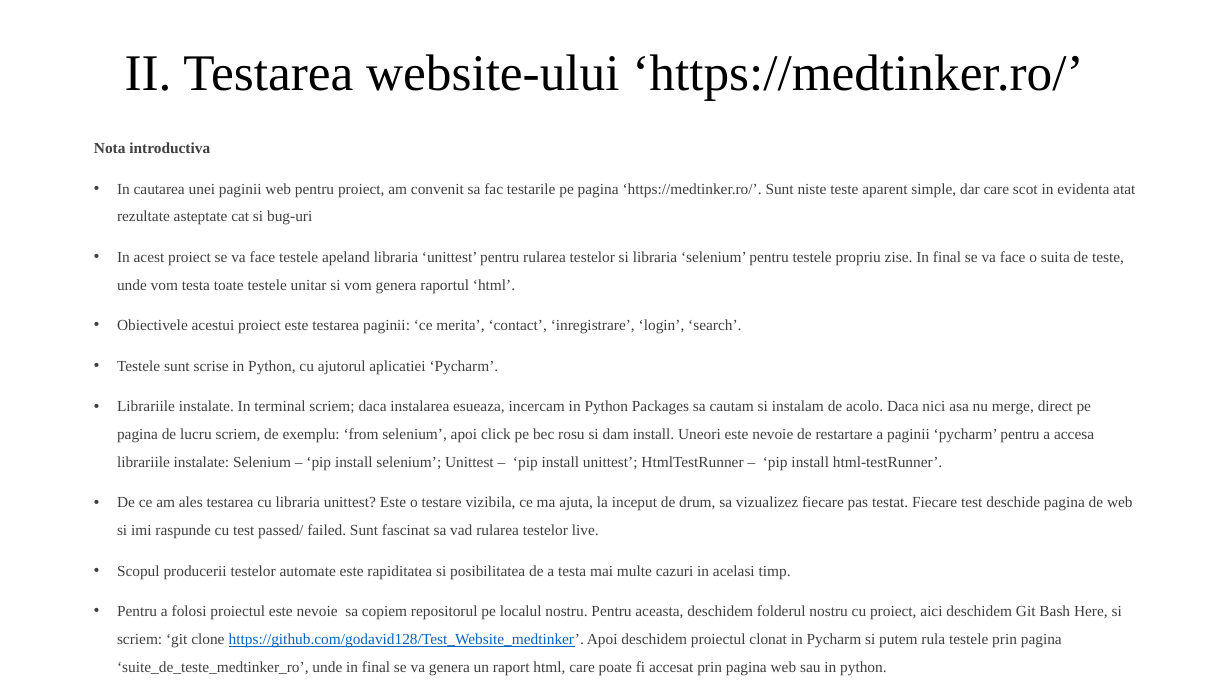
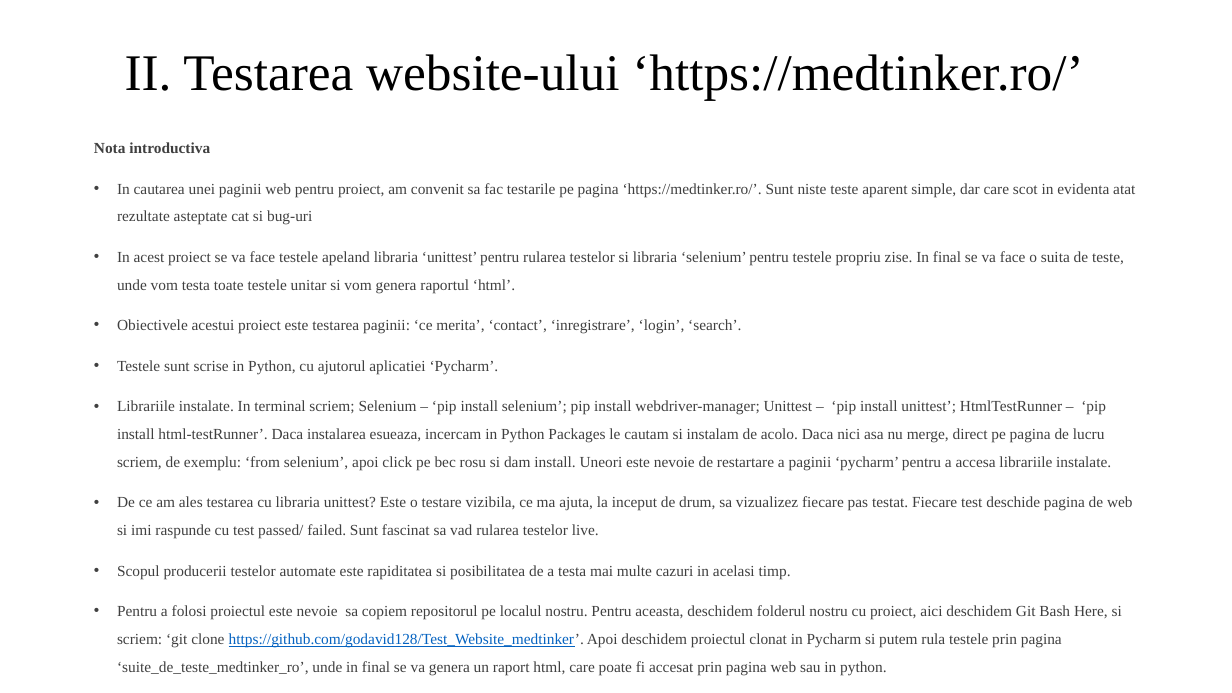
Before and after one commit to godavid128/Test_Website_medtinker, a slide deck: slide 4 of PROIECT FINAL - GORODETCHI DAVID.pptx. Drawn at 1232x693 pixels with LibreOffice and Linux fonts; fonts in the diff are those of the drawing; background and template pictures are left out. Boxes give left, top, right and bottom in pixels: in the first picture for what was removed or moved away, otherwise in the second. Text is boxed around its words. In the diff, an @@ line names an element or a change of style, - is before the commit and + after.

Commit message:
update 2

```diff
--- a/PROIECT FINAL - GORODETCHI DAVID.pptx
+++ b/PROIECT FINAL - GORODETCHI DAVID.pptx
@@ text at <box>117,400,1111,471</box>: text changed @@
-• Librariile instalate. In terminal scriem; daca instalarea esueaza, incercam in Python Packages sa cautam si instalam de acolo. Daca nici asa nu merge, direct pe pagina de lucru scriem, de exemplu: ‘from selenium’, apoi click pe bec rosu si dam install. Uneori este nevoie de restartare a paginii ‘pycharm’ pentru a accesa librariile instalate: Selenium – ‘pip install selenium’; Unittest – ‘pip install unittest’; HtmlTestRunner – ‘pip install html-testRunner’.
+• Librariile instalate. In terminal scriem; Selenium – ‘pip install selenium’; pip install webdriver-manager; Unittest – ‘pip install unittest’; HtmlTestRunner – ‘pip install html-testRunner’. Daca instalarea esueaza, incercam in Python Packages le cautam si instalam de acolo. Daca nici asa nu merge, direct pe pagina de lucru scriem, de exemplu: ‘from selenium’, apoi click pe bec rosu si dam install. Uneori este nevoie de restartare a paginii ‘pycharm’ pentru a accesa librariile instalate.
```
Also in this commit, not shown: 11 other slides changed.
